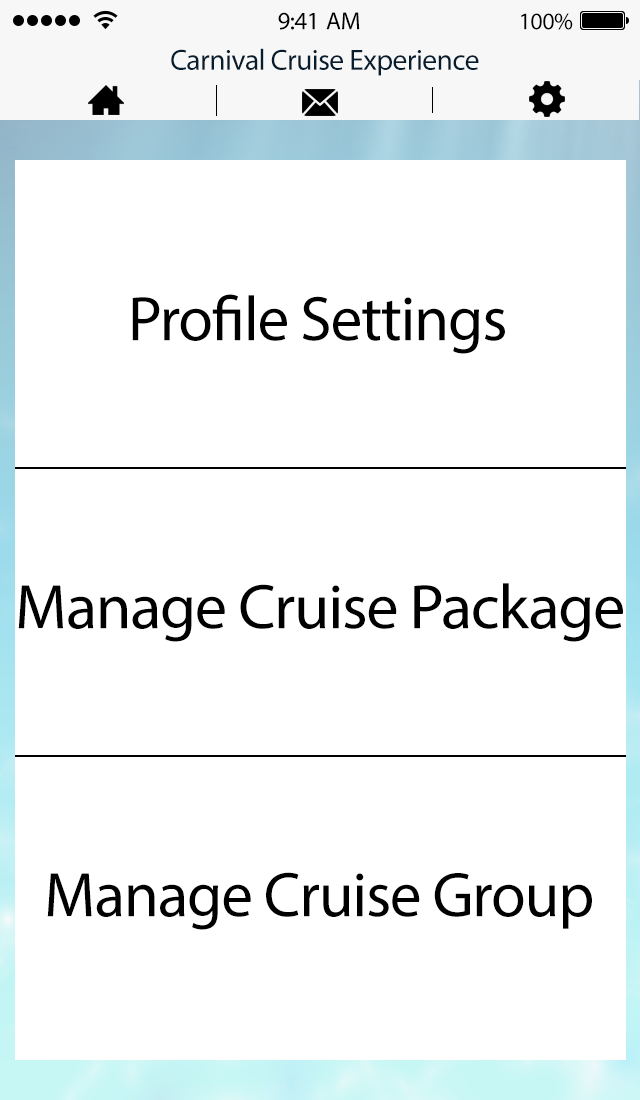
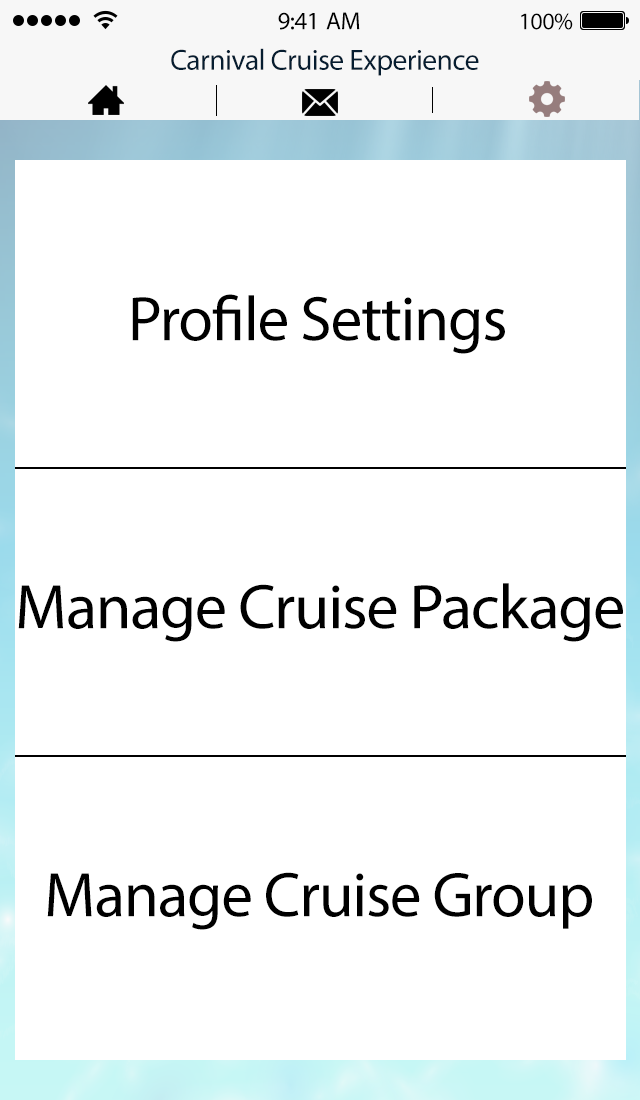
Layer changes from the first 640 × 1100 image to the second:
pixels changed over (529, 81, 565, 117) (layer not identified)
